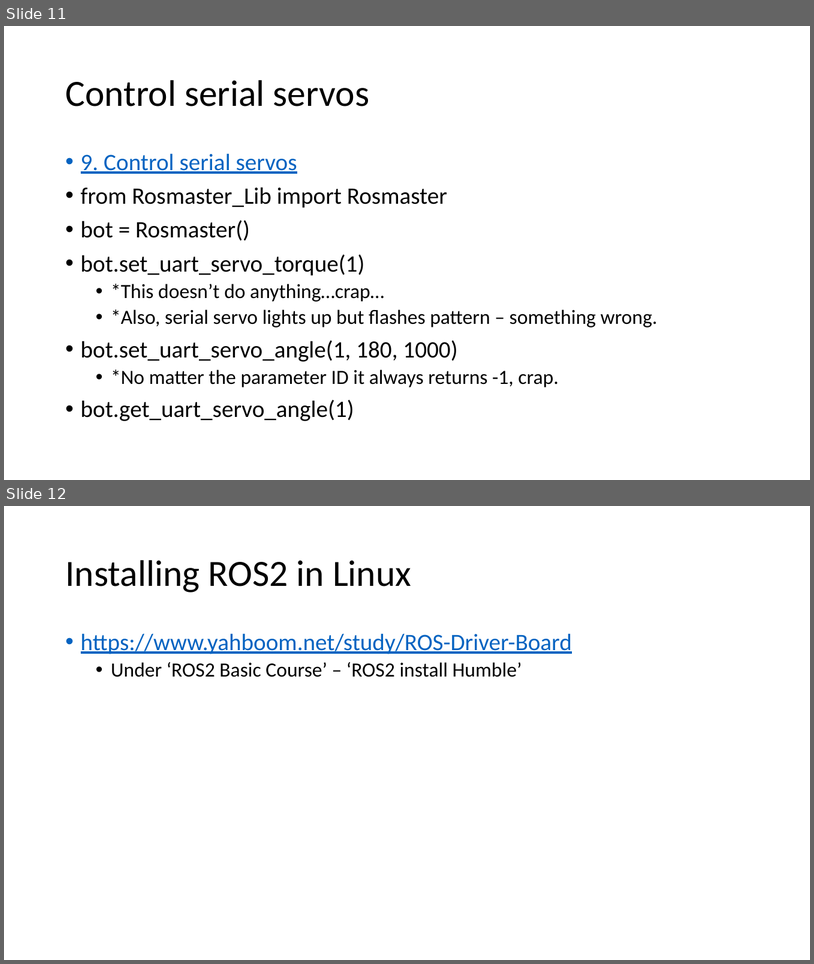
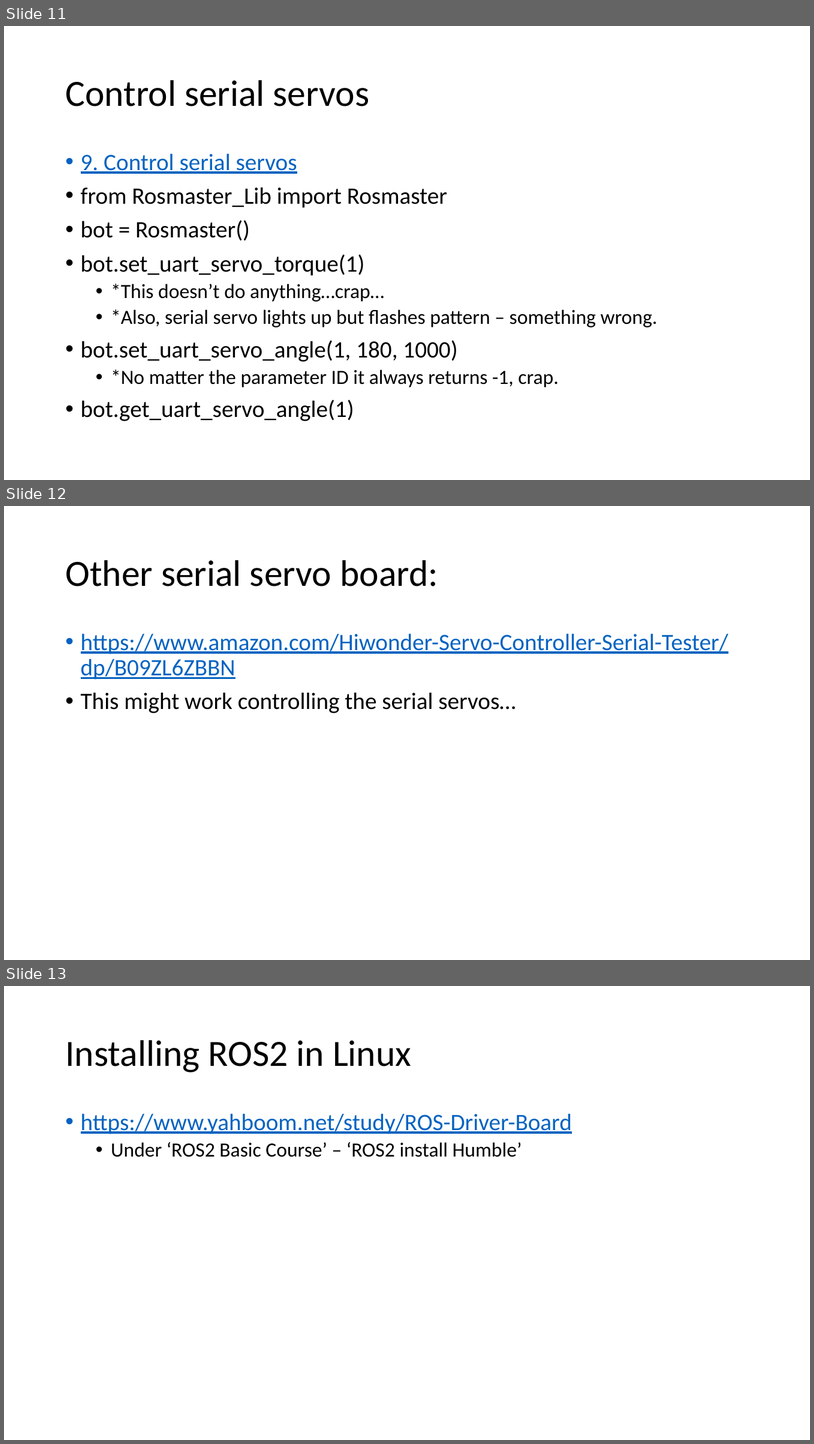
Before and after one commit to gigaprog/p_presentations, a slide deck: embedded/RobotOperatingSystem/Yahboom_ROS2_board.pptx. Shown one above the other, each under a label of ours: slides 11 and 12 before the commit, slides 11, 12 and 13 after it. The pictures are 814x964 and 814x1444 pixels, drawn with LibreOffice and Linux fonts; fonts in the diff are those of the drawing. Boxes give left, top, right and bottom in pixels: in the first picture for what was removed or moved away, otherwise in the second. Text is boxed around its words. In the diff, an @@ line names an element or a change of style, - is before the commit and + after.

Commit message:
Began SLAM powerpoint

```diff
--- a/embedded/RobotOperatingSystem/Yahboom_ROS2_board.pptx
+++ b/embedded/RobotOperatingSystem/Yahboom_ROS2_board.pptx
@@ slide 12 added at (x1=4, y1=506, x2=810, y2=960), background #FFFFFF @@
@@ title added at (x1=65, y1=560, x2=438, y2=586), 44 pt, text #000000 @@
+Other serial servo board:
@@ text added at (x1=81, y1=633, x2=729, y2=713), 28 pt, text #0563C1, underline @@
+• https://www.amazon.com/Hiwonder-Servo-Controller-Serial-Tester/dp/B09ZL6ZBBN
+• This might work controlling the serial servos…
@@ what was slide 12 is now slide 13 @@
```
Also in this commit, not shown: 1 other file.
